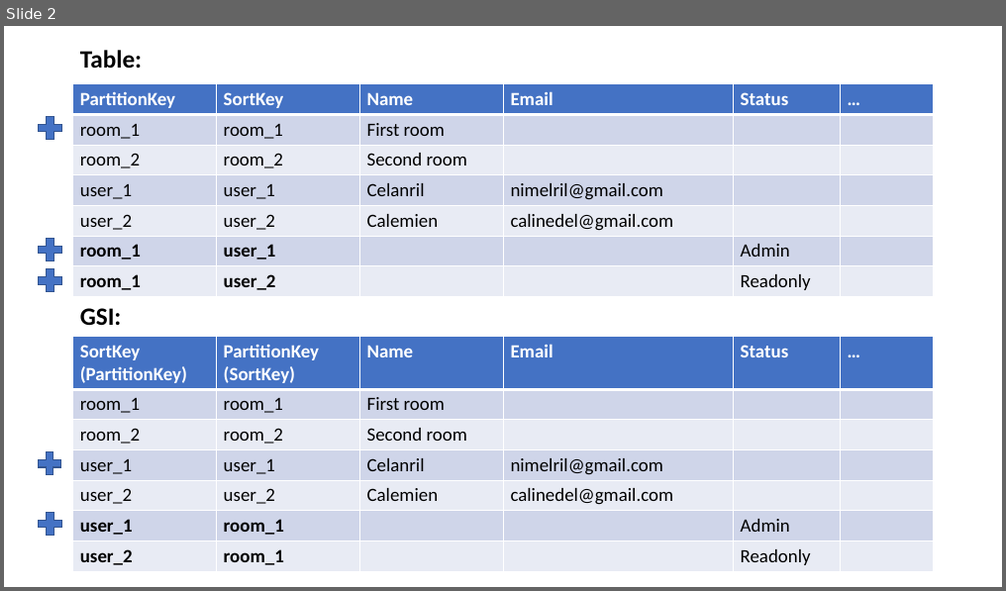
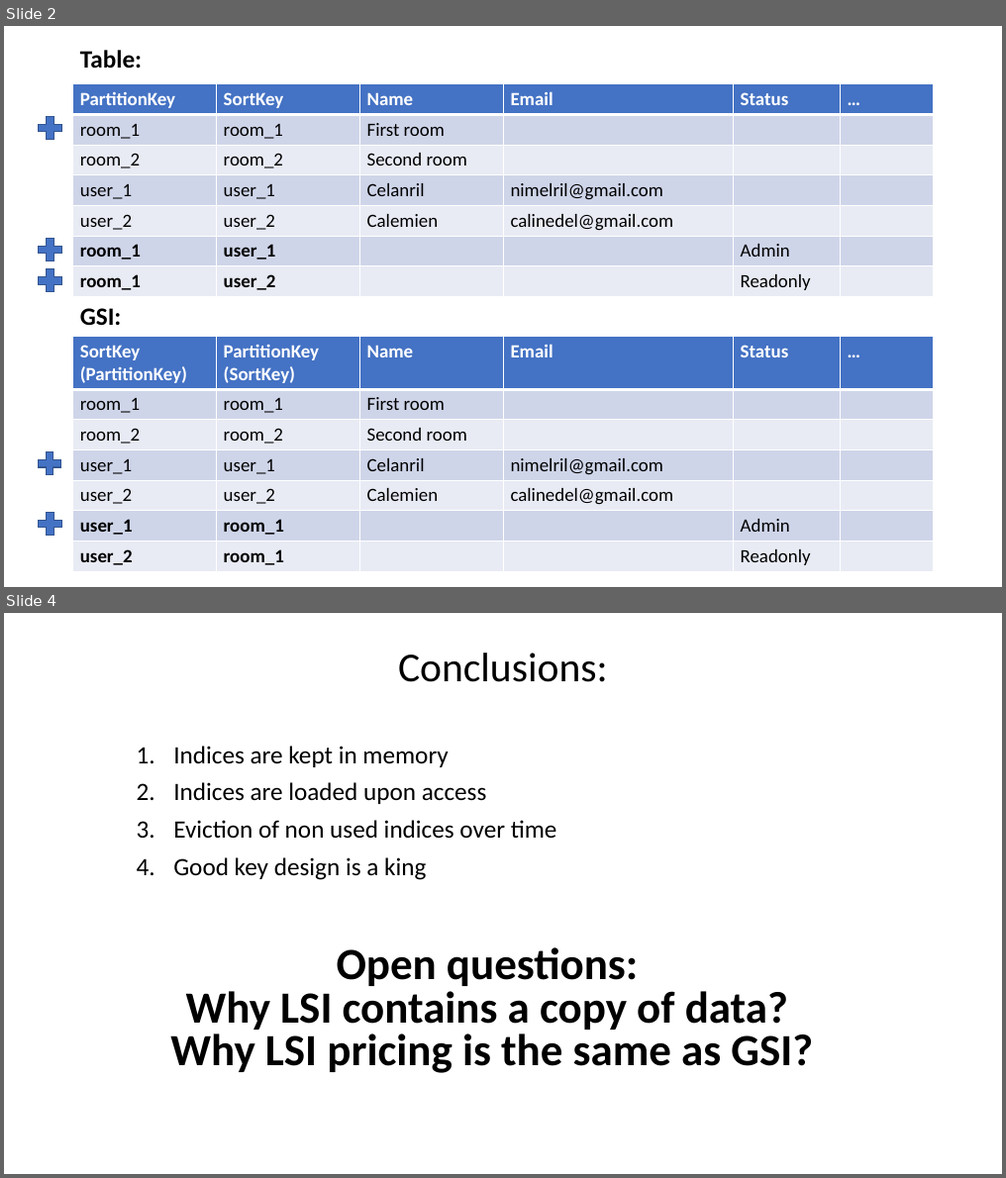
Before and after one commit to mokus/dynamodb_cdk_adjacency_list, a slide deck: presentation/Adjacency List.pptx. Shown one above the other, each under a label of ours: slide 2 before the commit, slides 2 and 4 after it; the slides between them are not shown. The pictures are 1006x591 and 1006x1178 pixels, drawn with LibreOffice and Linux fonts; fonts in the diff are those of the drawing. Boxes give left, top, right and bottom in pixels: in the first picture for what was removed or moved away, otherwise in the second. Text is boxed around its words. In the diff, an @@ line names an element or a change of style, - is before the commit and + after.

```diff
--- a/presentation/Adjacency List.pptx
+++ b/presentation/Adjacency List.pptx
@@ slide 4 added at [4, 613, 1002, 1174], background #FFFFFF @@
@@ title added at [398, 653, 608, 682], 39.6 pt, text #000000 @@
+Conclusions:
@@ subtitle added at [173, 746, 557, 880], 24 pt, text #000000 @@
+1. Indices are kept in memory
+2. Indices are loaded upon access
+3. Eviction of non used indices over time
+4. Good key design is a king
@@ text added at [170, 948, 813, 1073], 42.9 pt, text #000000, bold @@
+Open questions:
+Why LSI contains a copy of data?
+Why LSI pricing is the same as GSI?
```
Also in this commit, not shown: 1 slide changed, 1 other slide added.
